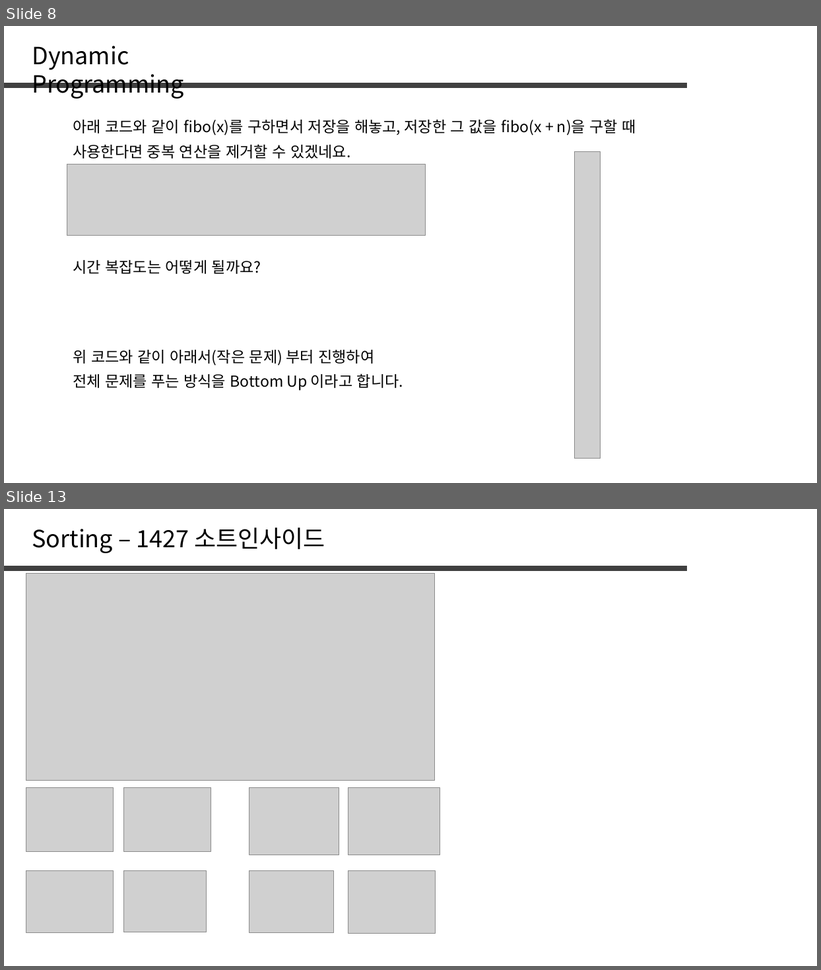
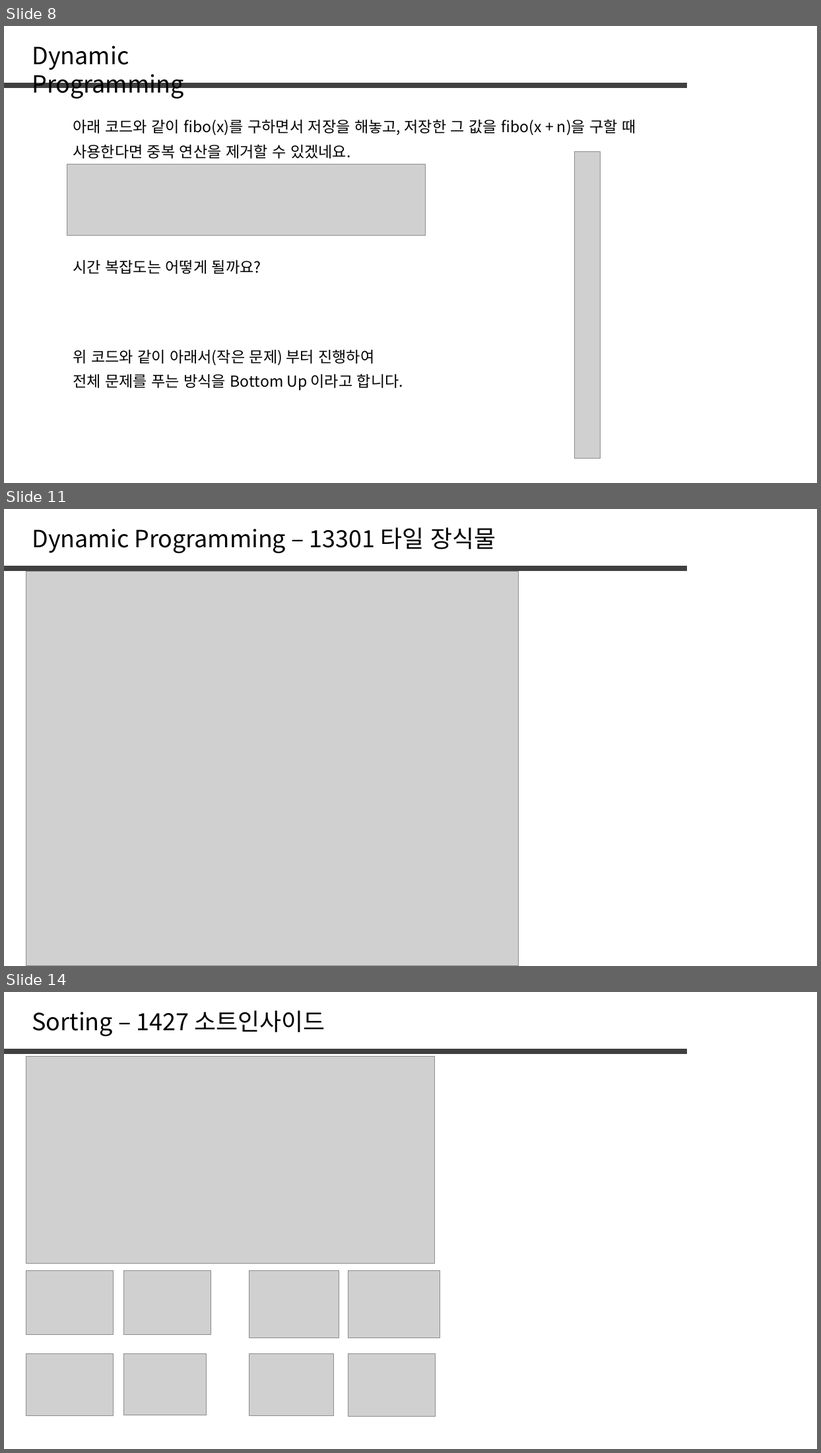
Before and after one commit to jaehoo1/PS-study, a slide deck: study/5_Dynamic Programming.pptx. Shown one above the other, each under a label of ours: slides 8 and 13 before the commit, slides 8, 11 and 14 after it; the slides between them are not shown. The pictures are 821x970 and 821x1453 pixels, drawn with LibreOffice and Linux fonts; fonts in the diff are those of the drawing; grey boxes stand for pictures. Boxes give left, top, right and bottom in pixels: in the first picture for what was removed or moved away, otherwise in the second. Text is boxed around its words. In the diff, an @@ line names an element or a change of style, - is before the commit and + after.

```diff
--- a/study/5_Dynamic Programming.pptx
+++ b/study/5_Dynamic Programming.pptx
@@ slide 11 added at [4, 509, 817, 966], background #FFFFFF @@
@@ text added at [32, 527, 496, 553], 28 pt, text #000000 @@
+Dynamic Programming – 13301 타일 장식물
@@ line added from (4, 568) to (687, 568), #404040 6 pt @@
@@ picture added at [26, 571, 519, 966] @@
@@ what was slide 13 is now slide 14 @@
```
Also in this commit, not shown: 2 slides changed, 3 other slides added, 3 slides removed.
